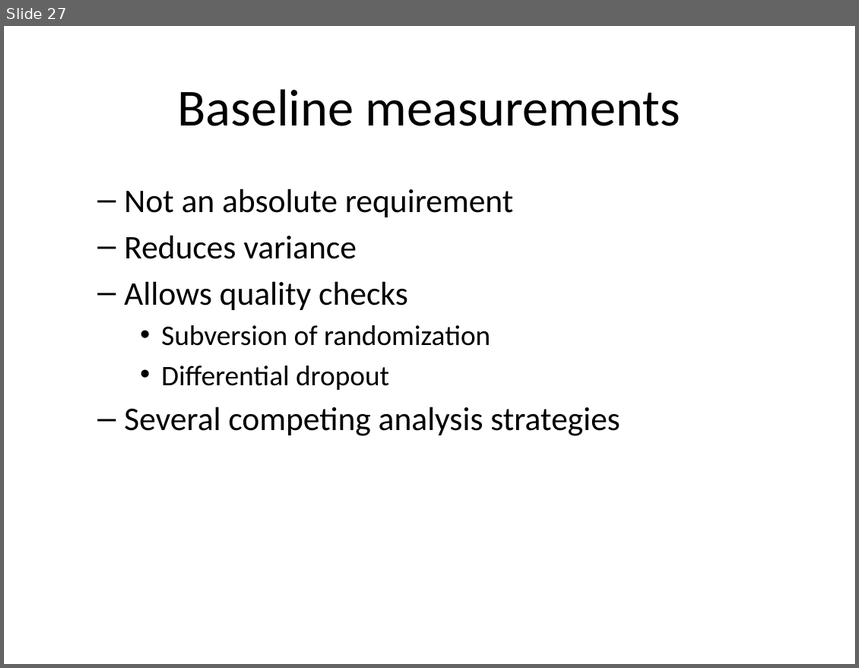
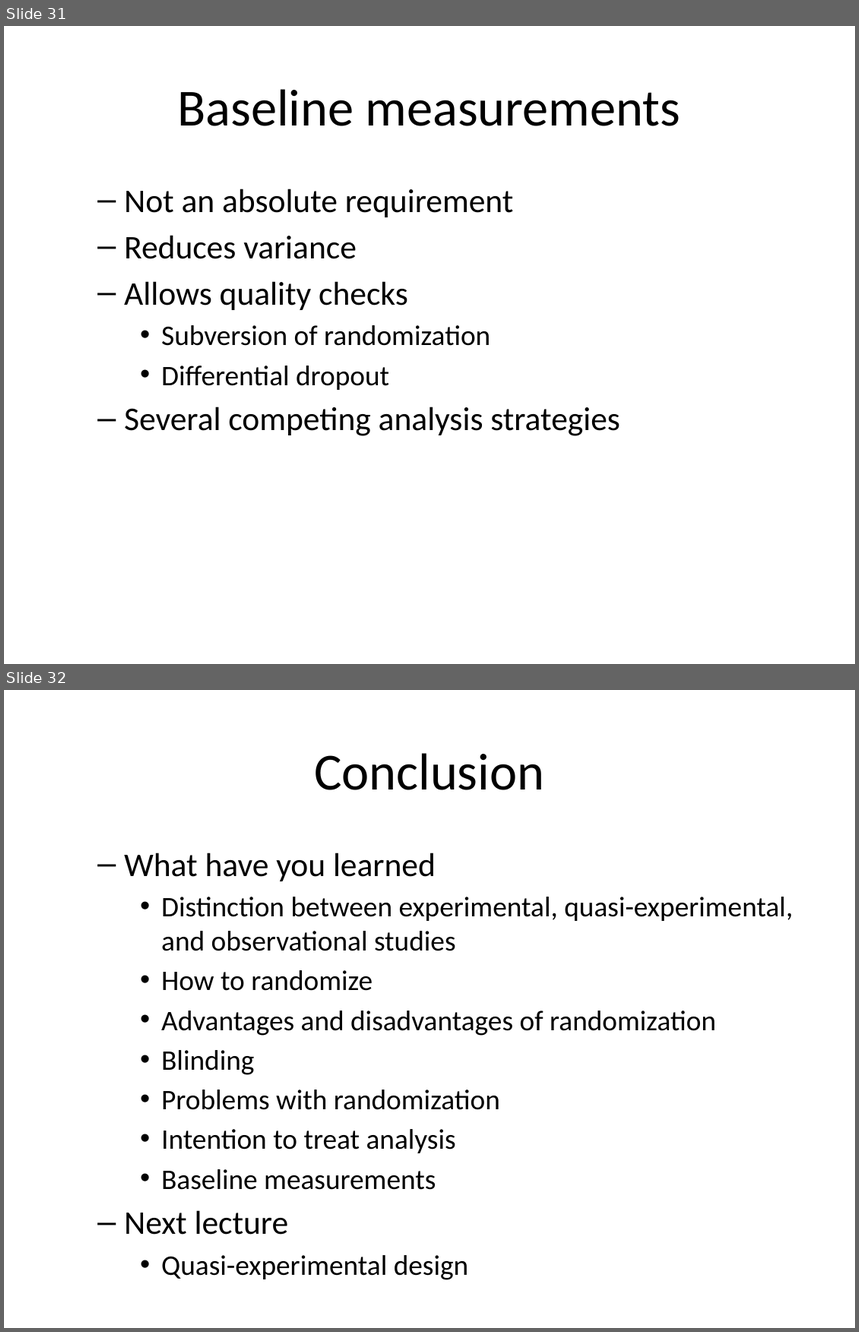
Before and after one commit to pmean/classes, a slide deck: clinical-research-methodology/results/video04-randomized-trials.pptx. Shown one above the other, each under a label of ours: slide 27 before the commit, slides 31 and 32 after it. The pictures are 859x668 and 859x1332 pixels, drawn with LibreOffice and Linux fonts; fonts in the diff are those of the drawing. Boxes give left, top, right and bottom in pixels: in the first picture for what was removed or moved away, otherwise in the second. Text is boxed around its words. In the diff, an @@ line names an element or a change of style, - is before the commit and + after.

```diff
--- a/clinical-research-methodology/results/video04-randomized-trials.pptx
+++ b/clinical-research-methodology/results/video04-randomized-trials.pptx
@@ slide 32 added at [4,690,855,1328], background #FFFFFF @@
@@ title added at [314,753,544,790], 44 pt, text #000000 @@
+Conclusion
@@ text added at [124,853,793,1235], 24 pt, text #000000 @@
+  – What have you learned
+    • Distinction between experimental, quasi-experimental, and observational studies
+    • How to randomize
+    • Advantages and disadvantages of randomization
+    • Blinding
+    • Problems with randomization
+    • Intention to treat analysis
+    • Baseline measurements
+  – Next lecture
+    • Quasi-experimental design
@@ what was slide 27 is now slide 31 @@
```
Also in this commit, not shown: 1 slide changed, 4 other slides added, 8 other files.
